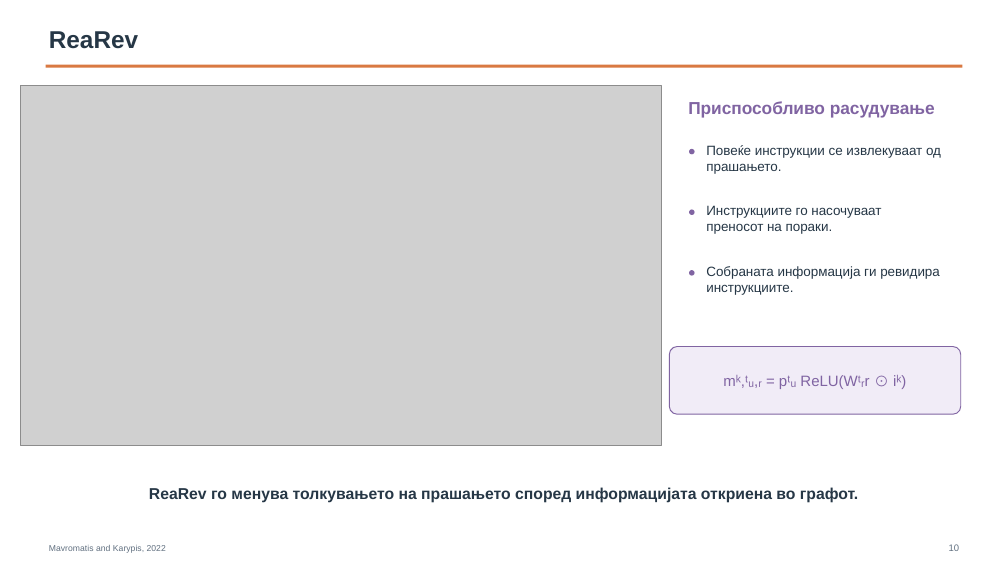
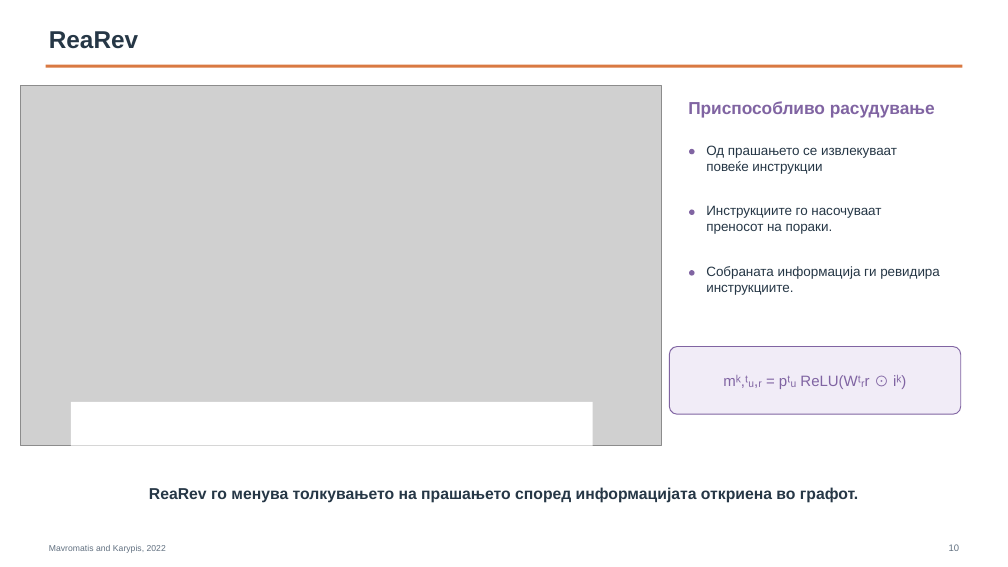
Before and after one commit to Itonkdong/graphragx, a slide deck: slide 10 of metadata/presentation/thesis_defense_presentation.pptx. Drawn at 1008x567 pixels with LibreOffice and Linux fonts; fonts in the diff are those of the drawing; grey boxes stand for pictures. Boxes give left, top, right and bottom in pixels: in the first picture for what was removed or moved away, otherwise in the second. Text is boxed around its words. In the diff, an @@ line names an element or a change of style, - is before the commit and + after.

```diff
--- a/metadata/presentation/thesis_defense_presentation.pptx
+++ b/metadata/presentation/thesis_defense_presentation.pptx
@@ text at [706, 145, 897, 174]: text changed @@
-Повеќе инструкции се извлекуваат од прашањето.
+Од прашањето се извлекуваат повеќе инструкции
@@ rectangle added at [71, 402, 593, 445], fill #FFFFFF @@
```
Also in this commit, not shown: 10 other slides changed.
